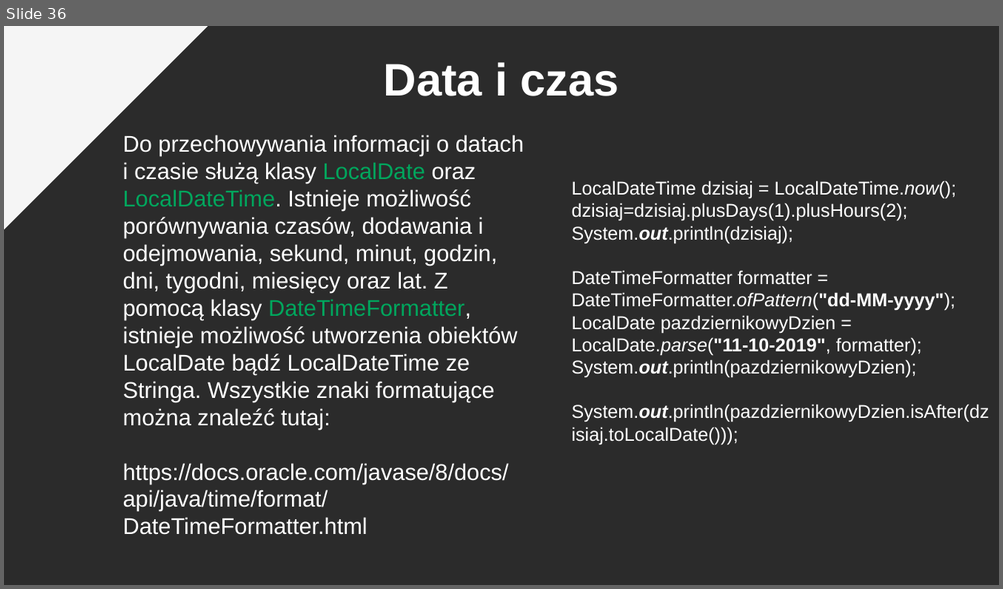
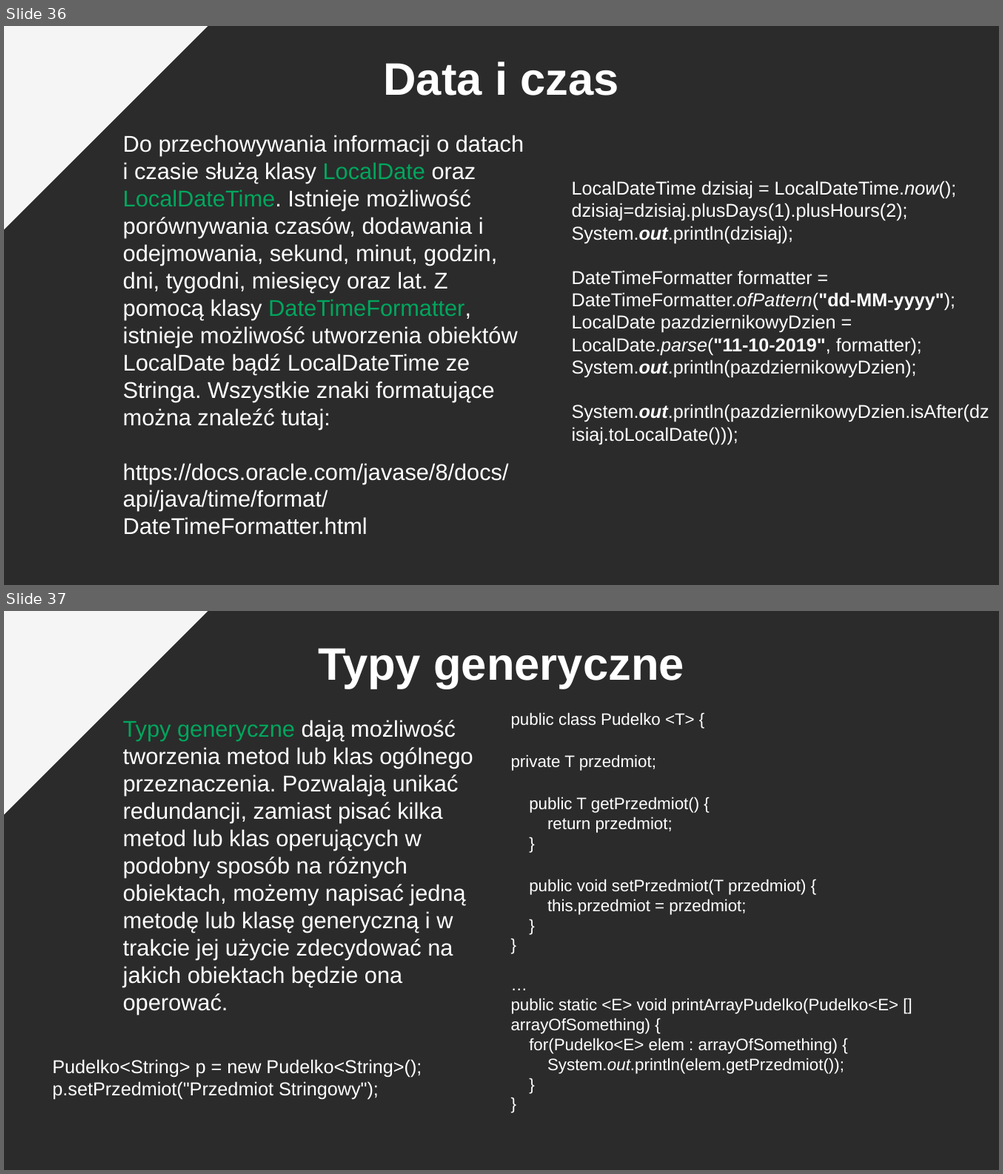
Before and after one commit to pkrajnik/WprowadzenieDoJava4Zajecia, a slide deck: WprowadzenieDoJezykaJAVA_v2_PiotrKrajnik.pptx. Shown one above the other, each under a label of ours: slide 36 before the commit, slides 36 and 37 after it. The pictures are 1003x589 and 1003x1174 pixels, drawn with LibreOffice and Linux fonts; fonts in the diff are those of the drawing; background and template pictures are left out; a plain dark background stands for a picture behind light text. Boxes give left, top, right and bottom in pixels: in the first picture for what was removed or moved away, otherwise in the second. Text is boxed around its words. In the diff, an @@ line names an element or a change of style, - is before the commit and + after.

```diff
--- a/WprowadzenieDoJezykaJAVA_v2_PiotrKrajnik.pptx
+++ b/WprowadzenieDoJezykaJAVA_v2_PiotrKrajnik.pptx
@@ slide 37 added at (x1=4, y1=611, x2=999, y2=1170), background picture (left out); not listed: 1 template element that a slide beside it also shows @@
@@ text added at (x1=318, y1=648, x2=684, y2=689), 44 pt, text #FFFFFF, bold @@
+Typy generyczne
@@ text added at (x1=123, y1=720, x2=472, y2=1014), 22 pt, text #FFFFFF @@
+Typy generyczne dają możliwość tworzenia metod lub klas ogólnego przeznaczenia. Pozwalają unikać redundancji, zamiast pisać kilka metod lub klas operujących w podobny sposób na różnych obiektach, możemy napisać jedną metodę lub klasę generyczną i w trakcie jej użycie zdecydować na jakich obiektach będzie ona operować.
@@ text added at (x1=511, y1=712, x2=899, y2=1074), 16 pt, text #FFFFFF @@
+public class Pudelko <T> {
+private T przedmiot;
+public T getPrzedmiot() {
+return przedmiot;
+}
+public void setPrzedmiot(T przedmiot) {
+this.przedmiot = przedmiot;
+}
+}
+…
+public static <E> void printArrayPudelko(Pudelko<E> [] arrayOfSomething) {
+for(Pudelko<E> elem : arrayOfSomething) {
+System.out.println(elem.getPrzedmiot());
+}
+}
@@ text added at (x1=52, y1=1059, x2=421, y2=1100), 18 pt, text #FFFFFF @@
+Pudelko<String> p = new Pudelko<String>();
+p.setPrzedmiot("Przedmiot Stringowy");
```
Also in this commit, not shown: 1 slide changed.
